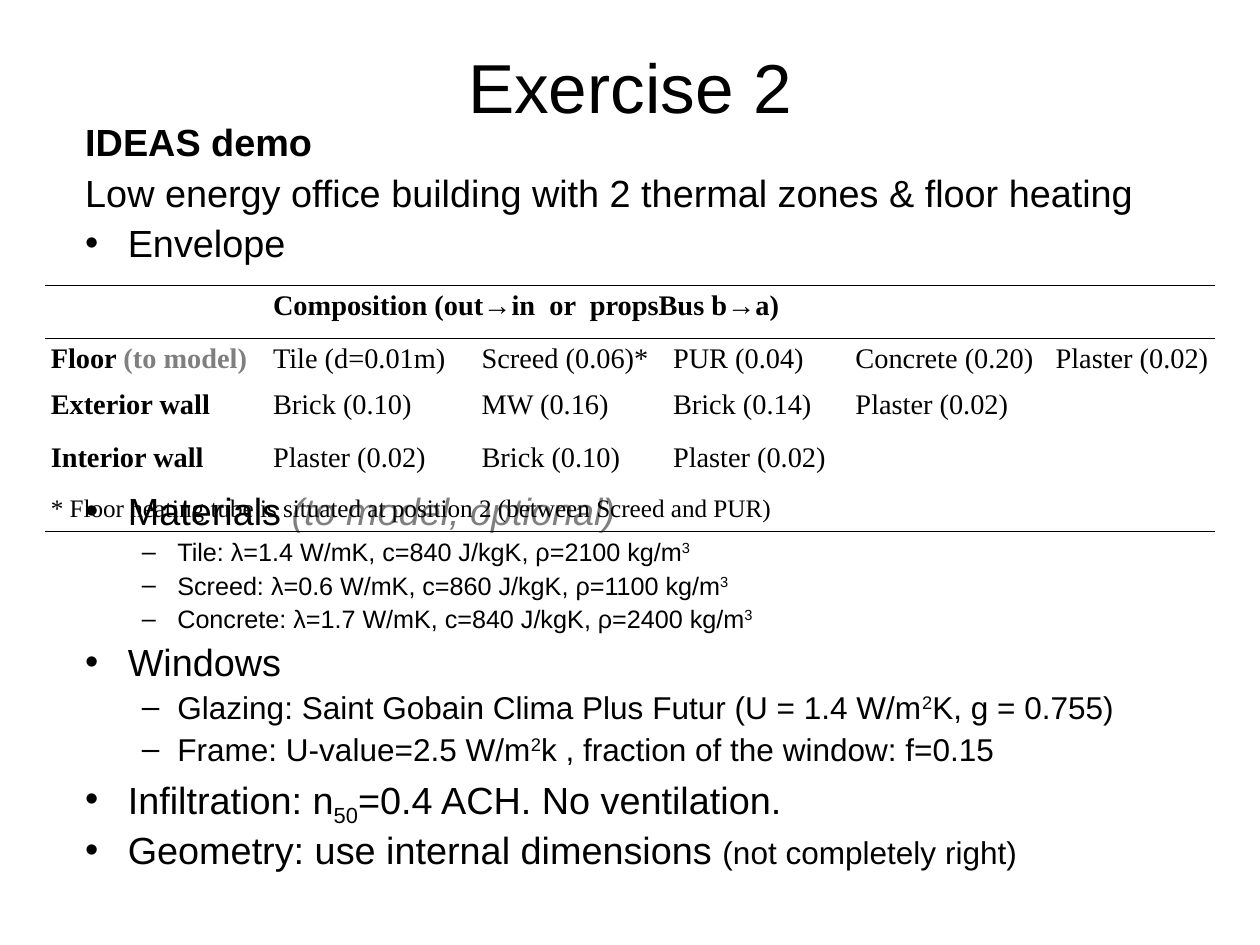
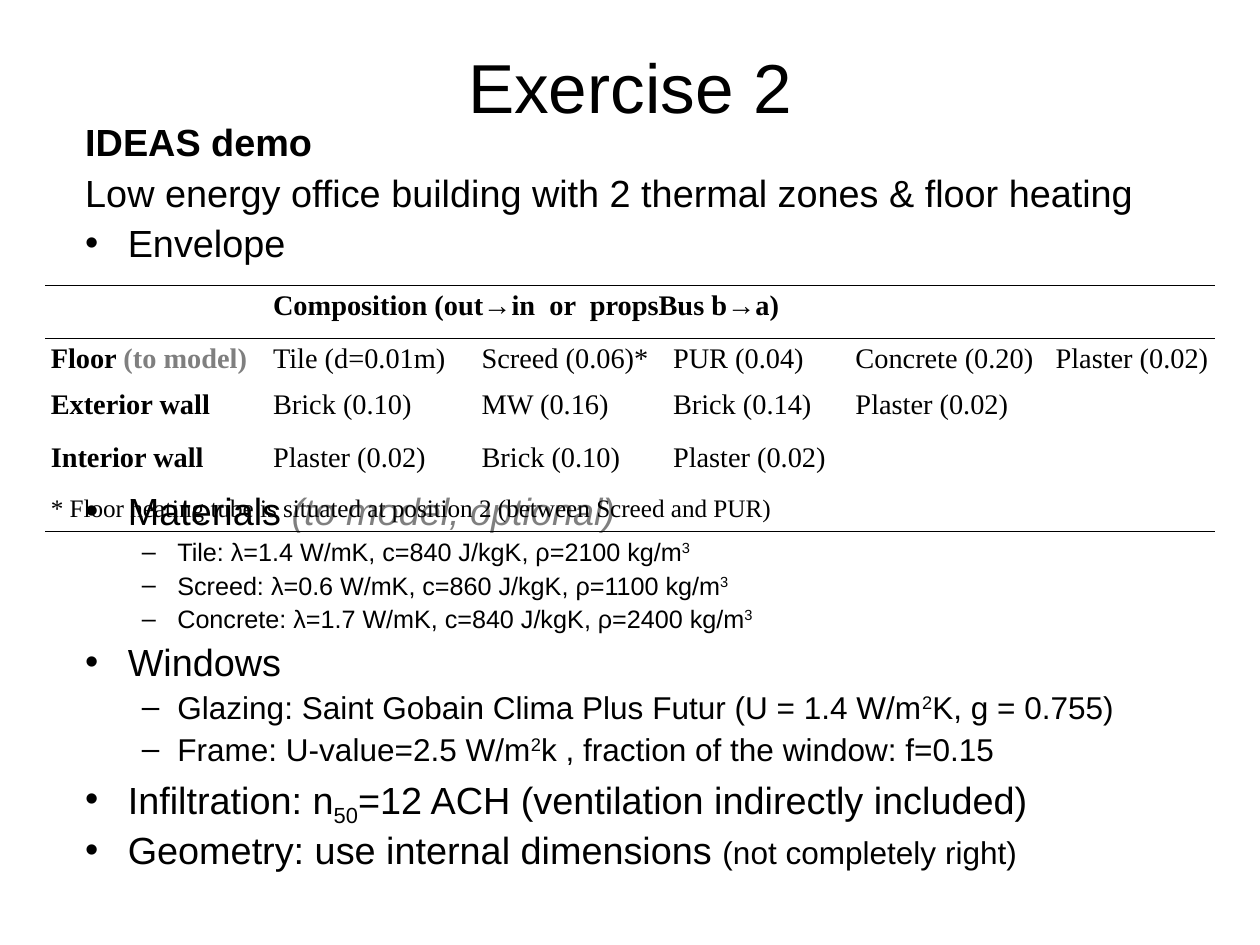
Before and after one commit to open-ideas/__CrashCourse__, a slide deck: slide 21 of Slides/CrashCourse_2015_CP_DP.ppt. Drawn at 1260x945 pixels with LibreOffice and Linux fonts; fonts in the diff are those of the drawing. Boxes give left, top, right and bottom in pixels: in the first picture for what was removed or moved away, otherwise in the second. Text is boxed around its words. In the diff, an @@ line names an element or a change of style, - is before the commit and + after.

Commit message:
fix n50 in slides

```diff
--- a/Slides/CrashCourse_2015_CP_DP.ppt
+++ b/Slides/CrashCourse_2015_CP_DP.ppt
@@ text at [128, 786, 1027, 821]: text changed @@
-• Infiltration: n50=0.4 ACH. No ventilation.
+• Infiltration: n50=12 ACH (ventilation indirectly included)
```
